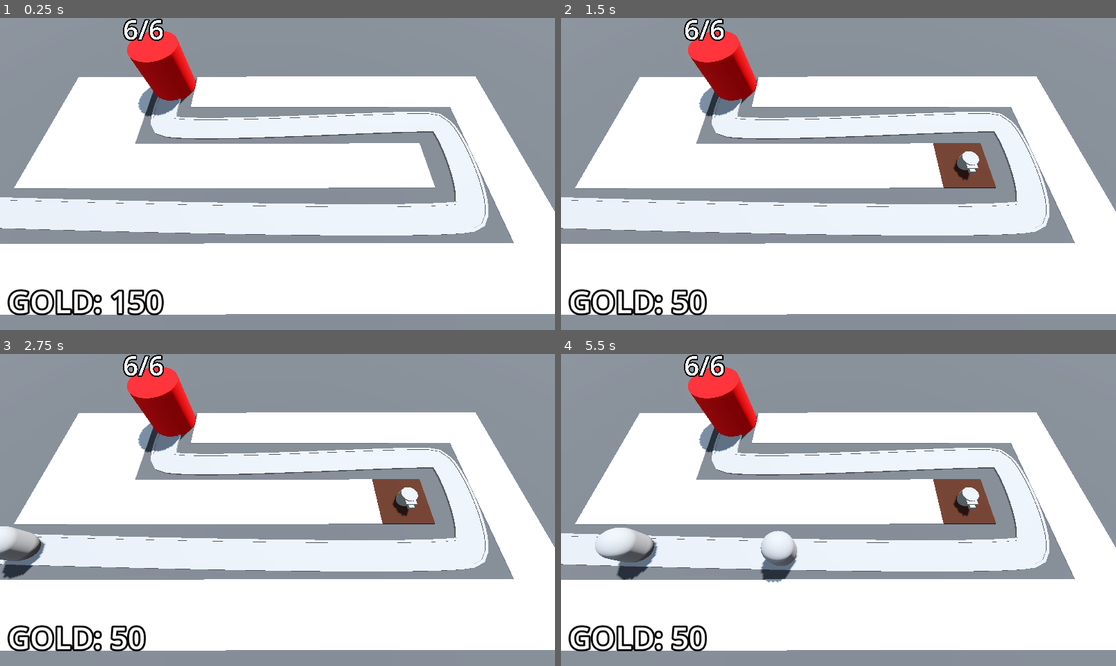
Above: before the commit, frames 1-4 (two rows, left to right).
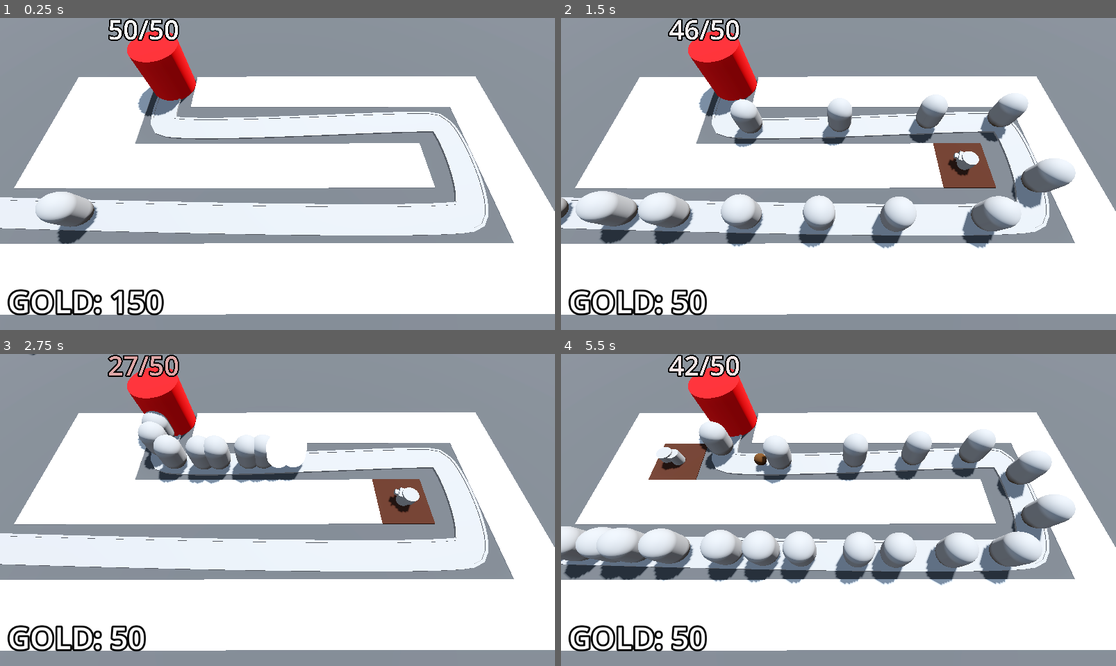
Above: after the commit, the same moments.

Repository: fFukurou/ProjectBlaster
Game: Godot game, scene res://BaseLevel.tscn
Same seed, same stepped clock (60 frames per second), same inputs: the game is played once before the commit and once after it.
Inputs (mouse positions are in pixels of both pictures, inside the frame that each line leads up to):
- Up to frame 1 (0.25 s): no input
- Up to frame 2 (1.5 s): move the mouse to (960, 158) at 0.52 s; click (960, 158) at 0.6 s; move the mouse to (727, 189) at 1.27 s; click (727, 189) at 1.35 s
- Up to frame 3 (2.75 s): move the mouse to (333, 441) at 2.02 s; click (333, 441) at 2.1 s
- Up to frame 4 (5.5 s): move the mouse to (810, 572) at 2.77 s; click (810, 572) at 2.85 s; click (788, 491) at 3.5 s, where only the run after the commit has a clickable "Retry"; move the mouse to (1005, 556) at 4.27 s; click (1005, 556) at 4.35 s; move the mouse to (672, 463) at 5.02 s; click (672, 463) at 5.1 s

The runs differ from the first frame. In frame 1, 1.4% of the frame differs, in the area x 6-33%, y 0-73%; in frame 2, 8.9%; in frame 3, 4.9%; in frame 4, 14%, in the area x 0-93%, y 0-75%.

Commit message:
added UI elements, buttons, difficulty curve...

Diff:
--- a/Base/base.gd
+++ b/Base/base.gd
@@ -9,7 +9,6 @@
 var current_health: int:
 	set(health_in):
 		current_health = health_in
-		print("health was changed")
 		label_3d.text = str(current_health) + "/" + str(MAX_HEALTH)
 		label_3d.modulate = RED.lerp(WHITE, float(current_health) / float(MAX_HEALTH))
 		if current_health < 1:
@@ -22,8 +21,8 @@
 
 func _ready() -> void:
 	current_health = MAX_HEALTH
+	Engine.time_scale = 15
 
 
 func take_damage() -> void:
-	print("damage dealt to base! ")
 	self.current_health -= 1
--- a/BaseLevel.tscn
+++ b/BaseLevel.tscn
@@ -8,6 +8,8 @@
 [ext_resource type="Script" path="res://turret_manager.gd" id="5_irb5l"]
 [ext_resource type="PackedScene" uid="uid://cdg8ti7wt76or" path="res://Turret/turret.tscn" id="6_xcrnx"]
 [ext_resource type="Script" path="res://bank.gd" id="8_ktanm"]
+[ext_resource type="PackedScene" uid="uid://uffroudf7ma5" path="res://DifficultyManager/difficulty_manager.tscn" id="9_rb7sr"]
+[ext_resource type="PackedScene" uid="uid://baloflag4uri4" path="res://UserInterface/victory_layer.tscn" id="10_yw3ws"]
 
 [sub_resource type="ProceduralSkyMaterial" id="ProceduralSkyMaterial_e34pd"]
 sky_horizon_color = Color(0.64625, 0.65575, 0.67075, 1)
@@ -37,6 +39,12 @@
 outline_size = 16
 outline_color = Color(0, 0, 0, 1)
 
+[sub_resource type="Curve" id="Curve_d4on2"]
+min_value = 10.0
+max_value = 150.0
+_data = [Vector2(0, 10), 0.0, 140.0, 0, 1, Vector2(1, 150), 140.0, 0.0, 1, 0]
+point_count = 2
+
 [node name="BaseLevel" type="Node3D"]
 
 [node name="WorldEnvironment" type="WorldEnvironment" parent="."]
@@ -64,10 +72,12 @@
 }
 metadata/_editor_floor_ = Vector3(0, 0, 0)
 
-[node name="EnemyPath" type="Path3D" parent="."]
+[node name="EnemyPath" type="Path3D" parent="." node_paths=PackedStringArray("difficulty_manager", "victory_layer")]
 curve = SubResource("Curve3D_t0nvv")
 script = ExtResource("3_0x3ch")
 enemy_scene = ExtResource("2_653x6")
+difficulty_manager = NodePath("../DifficultyManager")
+victory_layer = NodePath("../VictoryLayer")
 
 [node name="Road" type="CSGPolygon3D" parent="EnemyPath"]
 polygon = PackedVector2Array(-1, 0, -1, 0.1, 1, 0.1, 1, 0)
@@ -77,7 +87,7 @@
 path_interval = 0.5
 path_simplify_angle = 0.0
 path_rotation = 2
-path_local = false
+path_local = true
 path_continuous_u = true
 path_u_distance = 1.0
 path_joined = false
@@ -90,7 +100,7 @@
 path_interval = 0.5
 path_simplify_angle = 0.0
 path_rotation = 2
-path_local = false
+path_local = true
 path_continuous_u = true
 path_u_distance = 1.0
 path_joined = false
@@ -103,7 +113,7 @@
 path_interval = 0.5
 path_simplify_angle = 0.0
 path_rotation = 2
-path_local = false
+path_local = true
 path_continuous_u = true
 path_u_distance = 1.0
 path_joined = false
@@ -113,6 +123,7 @@
 autostart = true
 
 [node name="Base" parent="." instance=ExtResource("3_dv1gu")]
+MAX_HEALTH = 50
 
 [node name="TurretManager" type="Node3D" parent="." node_paths=PackedStringArray("enemy_path")]
 script = ExtResource("5_irb5l")
@@ -139,4 +150,11 @@
 text = "PLACEHOLDER"
 label_settings = SubResource("LabelSettings_6q1wa")
 
+[node name="DifficultyManager" parent="." instance=ExtResource("9_rb7sr")]
+enemy_health_curve = SubResource("Curve_d4on2")
+
+[node name="VictoryLayer" parent="." instance=ExtResource("10_yw3ws")]
+visible = false
+
 [connection signal="timeout" from="EnemyPath/SpawnTimer" to="EnemyPath" method="spawn_enemy"]
+[connection signal="stop_spawning_enemies" from="DifficultyManager" to="EnemyPath" method="_on_difficulty_manager_stop_spawning_enemies"]
--- /dev/null
+++ b/DifficultyManager/difficulty_manager.gd
@@ -0,0 +1,28 @@
+extends Node
+
+signal stop_spawning_enemies
+
+@export  var game_length := 30.0
+@export var spawn_time_curve: Curve
+@export var enemy_health_curve: Curve
+
+@onready var timer: Timer = $Timer
+
+func _ready() -> void:
+	timer.start(game_length)
+
+
+func game_progress_ratio() -> float:
+	return 1.0 - (timer.time_left / game_length)
+
+
+func get_spawn_time() -> float:
+	return spawn_time_curve.sample(game_progress_ratio())
+
+
+func get_enemy_health() -> float:
+	return enemy_health_curve.sample(game_progress_ratio())
+
+
+func _on_timer_timeout() -> void:
+	stop_spawning_enemies.emit()
--- /dev/null
+++ b/DifficultyManager/difficulty_manager.tscn
@@ -0,0 +1,18 @@
+[gd_scene load_steps=3 format=3 uid="uid://uffroudf7ma5"]
+
+[ext_resource type="Script" path="res://DifficultyManager/difficulty_manager.gd" id="1_wmm7d"]
+
+[sub_resource type="Curve" id="Curve_28agk"]
+min_value = 0.25
+max_value = 2.0
+_data = [Vector2(0, 2), 0.0, -1.75, 0, 1, Vector2(1, 0.25), -1.75, -1.75, 1, 1]
+point_count = 2
+
+[node name="DifficultyManager" type="Node"]
+script = ExtResource("1_wmm7d")
+spawn_time_curve = SubResource("Curve_28agk")
+
+[node name="Timer" type="Timer" parent="."]
+one_shot = true
+
+[connection signal="timeout" from="Timer" to="." method="_on_timer_timeout"]
--- a/Enemy/enemy.gd
+++ b/Enemy/enemy.gd
@@ -21,6 +21,7 @@
 # Called when the node enters the scene tree for the first time.
 func _ready() -> void:
 	current_health = max_health
+	#Engine.time_scale = 5
 
 
 # Called every frame. 'delta' is the elapsed time since the previous frame.
@@ -29,6 +30,7 @@
 	if self.progress_ratio == 1.0:
 		base.take_damage()
 		set_process(false)
+		queue_free()
 
 	if current_health <= 0:
 		self.queue_free()
--- a/Enemy/enemy.tscn
+++ b/Enemy/enemy.tscn
@@ -14,6 +14,21 @@
 radius = 1.0
 height = 3.0
 
+[sub_resource type="Animation" id="Animation_g4ky0"]
+length = 0.001
+tracks/0/type = "value"
+tracks/0/imported = false
+tracks/0/enabled = true
+tracks/0/path = NodePath("DamageHighlight:visible")
+tracks/0/interp = 1
+tracks/0/loop_wrap = true
+tracks/0/keys = {
+"times": PackedFloat32Array(0),
+"transitions": PackedFloat32Array(1),
+"update": 1,
+"values": [false]
+}
+
 [sub_resource type="Animation" id="Animation_8qoid"]
 resource_name = "TakeDamage"
 length = 0.1
@@ -28,21 +43,6 @@
 "transitions": PackedFloat32Array(1, 1),
 "update": 1,
 "values": [true, false]
-}
-
-[sub_resource type="Animation" id="Animation_g4ky0"]
-length = 0.001
-tracks/0/type = "value"
-tracks/0/imported = false
-tracks/0/enabled = true
-tracks/0/path = NodePath("DamageHighlight:visible")
-tracks/0/interp = 1
-tracks/0/loop_wrap = true
-tracks/0/keys = {
-"times": PackedFloat32Array(0),
-"transitions": PackedFloat32Array(1),
-"update": 1,
-"values": [false]
 }
 
 [sub_resource type="AnimationLibrary" id="AnimationLibrary_mki1j"]
--- /dev/null
+++ b/UserInterface/victory_layer.gd
@@ -0,0 +1,11 @@
+extends CanvasLayer
+
+
+
+func _on_retry_button_pressed() -> void:
+	get_tree().reload_current_scene()
+
+
+
+func _on_quit_button_pressed() -> void:
+	get_tree().quit()
--- /dev/null
+++ b/UserInterface/victory_layer.tscn
@@ -0,0 +1,55 @@
+[gd_scene load_steps=3 format=3 uid="uid://baloflag4uri4"]
+
+[ext_resource type="Script" path="res://UserInterface/victory_layer.gd" id="1_etca1"]
+
+[sub_resource type="LabelSettings" id="LabelSettings_wj3p2"]
+font_size = 96
+
+[node name="VictoryLayer" type="CanvasLayer"]
+script = ExtResource("1_etca1")
+
+[node name="ColorRect" type="ColorRect" parent="."]
+anchors_preset = 15
+anchor_right = 1.0
+anchor_bottom = 1.0
+grow_horizontal = 2
+grow_vertical = 2
+color = Color(0, 0, 0, 0.588235)
+
+[node name="CenterContainer" type="CenterContainer" parent="."]
+anchors_preset = 15
+anchor_right = 1.0
+anchor_bottom = 1.0
+grow_horizontal = 2
+grow_vertical = 2
+
+[node name="PanelContainer" type="PanelContainer" parent="CenterContainer"]
+custom_minimum_size = Vector2(400, 400)
+layout_mode = 2
+
+[node name="VBoxContainer" type="VBoxContainer" parent="CenterContainer/PanelContainer"]
+layout_mode = 2
+
+[node name="Label" type="Label" parent="CenterContainer/PanelContainer/VBoxContainer"]
+layout_mode = 2
+text = "Victory"
+label_settings = SubResource("LabelSettings_wj3p2")
+horizontal_alignment = 1
+
+[node name="HBoxContainer" type="HBoxContainer" parent="CenterContainer/PanelContainer/VBoxContainer"]
+layout_mode = 2
+
+[node name="RetryButton" type="Button" parent="CenterContainer/PanelContainer/VBoxContainer/HBoxContainer"]
+layout_mode = 2
+size_flags_horizontal = 3
+theme_override_font_sizes/font_size = 32
+text = "Retry"
+
+[node name="QuitButton" type="Button" parent="CenterContainer/PanelContainer/VBoxContainer/HBoxContainer"]
+layout_mode = 2
+size_flags_horizontal = 3
+theme_override_font_sizes/font_size = 32
+text = "Quit"
+
+[connection signal="pressed" from="CenterContainer/PanelContainer/VBoxContainer/HBoxContainer/RetryButton" to="." method="_on_retry_button_pressed"]
+[connection signal="pressed" from="CenterContainer/PanelContainer/VBoxContainer/HBoxContainer/QuitButton" to="." method="_on_quit_button_pressed"]
--- a/enemy_path.gd
+++ b/enemy_path.gd
@@ -1,19 +1,27 @@
 extends Path3D
 
 @export var enemy_scene: PackedScene
+@export var difficulty_manager: Node
+@export var victory_layer: CanvasLayer
+
+@onready var spawn_timer: Timer = $SpawnTimer
 
 # connected to timeout, in other words, this function will get called every 2 seconds
 func spawn_enemy() -> void:
 	var new_enemy = enemy_scene.instantiate()
+	new_enemy.max_health = difficulty_manager.get_enemy_health()
 	self.add_child(new_enemy)
+	spawn_timer.wait_time = difficulty_manager.get_spawn_time()
+	new_enemy.tree_exited.connect(enemy_defeated)
 
 
+func _on_difficulty_manager_stop_spawning_enemies() -> void:
+	spawn_timer.stop()
 
-# Called when the node enters the scene tree for the first time.
-func _ready() -> void:
-	pass # Replace with function body.
-
-
-# Called every frame. 'delta' is the elapsed time since the previous frame.
-func _process(delta: float) -> void:
-	pass
+func enemy_defeated() -> void:
+	if spawn_timer.is_stopped():
+			for child in self.get_children():
+				if child is PathFollow3D:
+					return
+			print("You won!")
+			victory_layer.visible = true
Not shown: 1 places in BaseLevel.tscn that only renumber resources
Not shown: 6 places in MeshLibraries/SpaceLibrary.tres that only renumber resources
